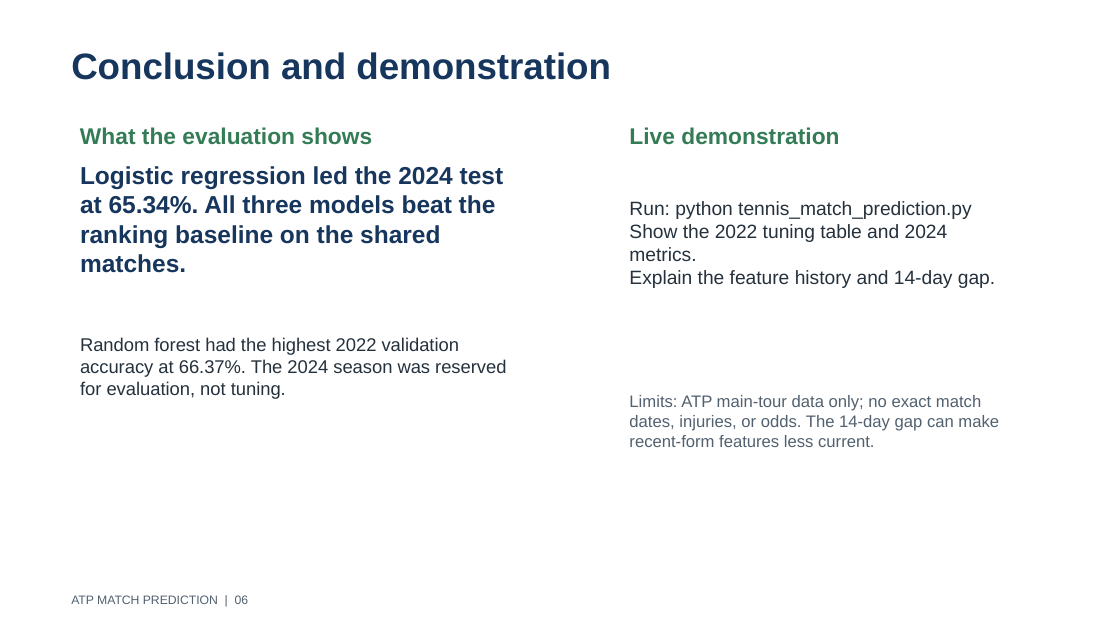
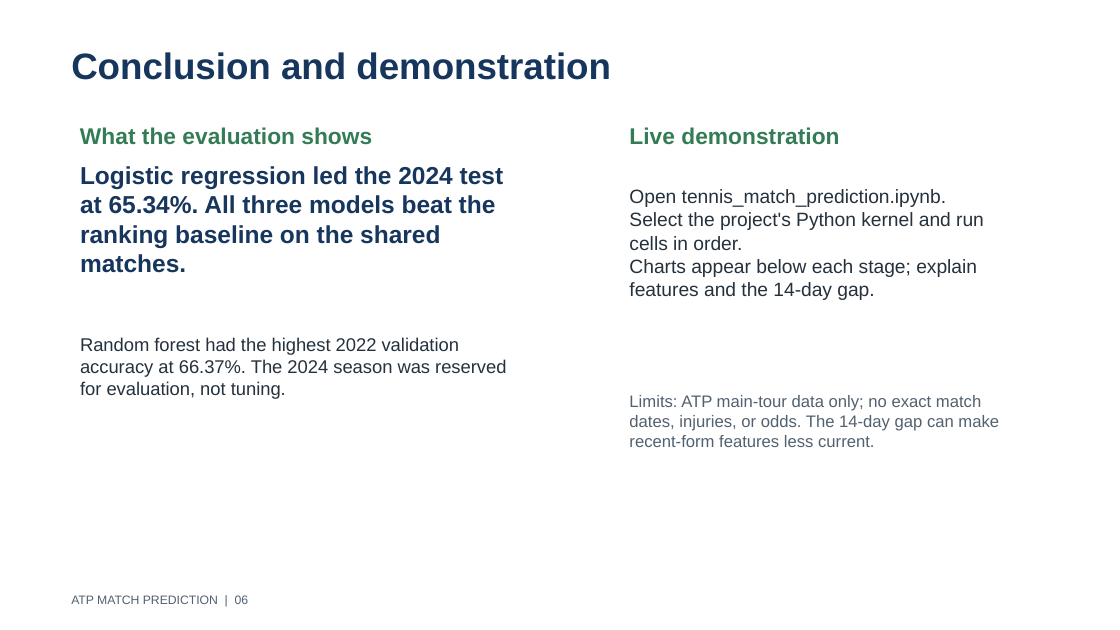
Before and after one commit to harshith2426/tennis-match-prediction-ml, a slide deck: slide 6 of deliverables/presentation_revised.pptx. Drawn at 1120x630 pixels with LibreOffice and Linux fonts; fonts in the diff are those of the drawing. Boxes give left, top, right and bottom in pixels: in the first picture for what was removed or moved away, otherwise in the second. Text is boxed around its words. In the diff, an @@ line names an element or a change of style, - is before the commit and + after.

Commit message:
Update demo slide for notebook workflow

```diff
--- a/deliverables/presentation_revised.pptx
+++ b/deliverables/presentation_revised.pptx
@@ text at [629,189,984,300]: text changed @@
-Run: python tennis_match_prediction.py
-Show the 2022 tuning table and 2024 metrics.
-Explain the feature history and 14-day gap.
+Open tennis_match_prediction.ipynb.
+Select the project's Python kernel and run cells in order.
+Charts appear below each stage; explain features and the 14-day gap.
```
